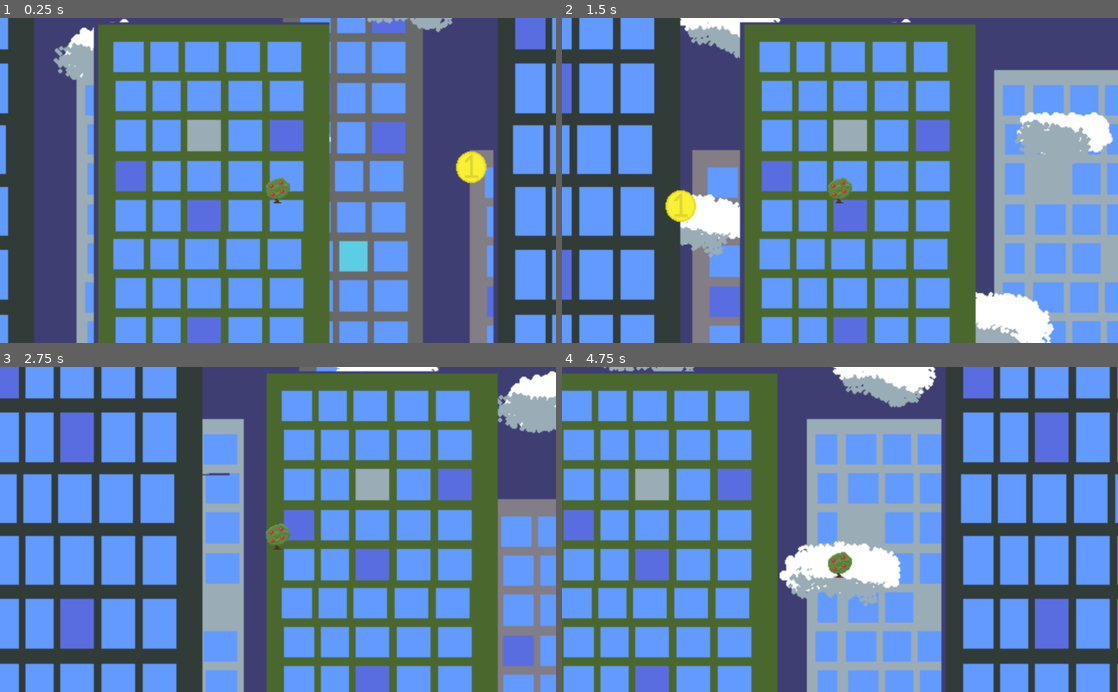
Above: before the commit, frames 1-4 (two rows, left to right).
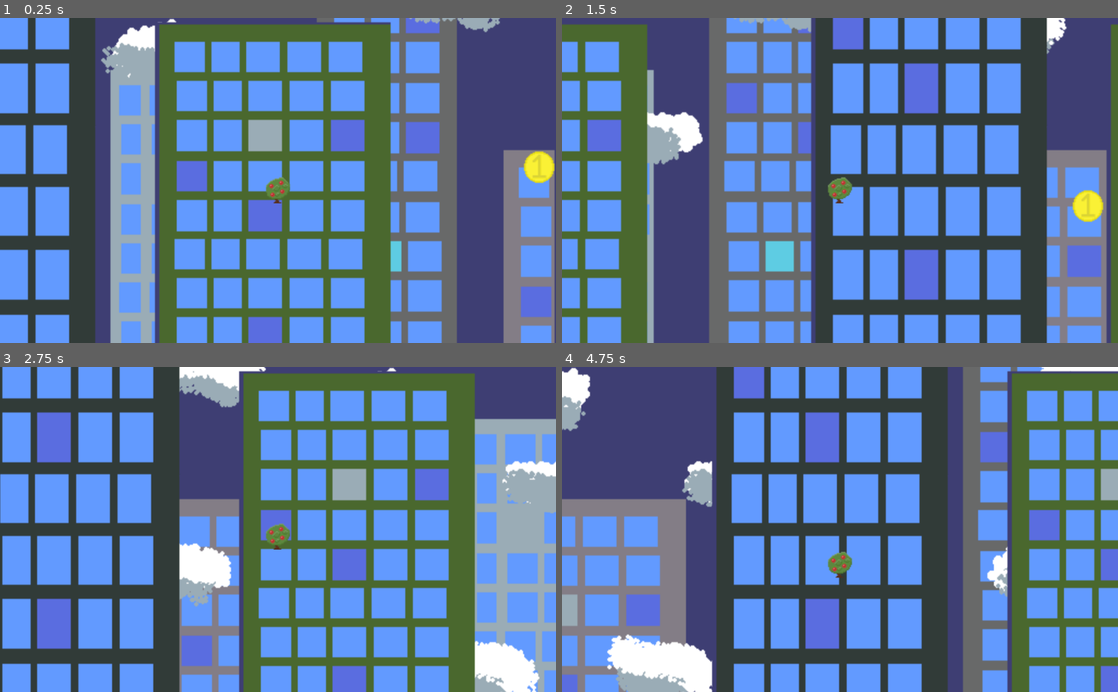
Above: after the commit, the same moments.

Repository: gbluntzer/runner
Game: Godot game, scene res://World.tscn
Two runs of this game, one before a commit and one after it. Both use one fixed random seed, a clock stepped at 60 frames per second and the inputs below.
Inputs:
- Up to frame 1 (0.25 s): no input
- Up to frame 2 (1.5 s): hold Right (ui_right) 0.53-1.28 s; hold Space (ui_select) 0.53-1.28 s; hold Left (ui_left) from 1.28 s (still down); tap Space (ui_select) at 1.35 s
- Up to frame 3 (2.75 s): tap Space (ui_select) at 1.52, 1.82 s; release Left (ui_left) at 2.03 s; hold Right (ui_right) from 2.03 s (still down); hold Space (ui_select) from 2.03 s (still down)
- Up to frame 4 (4.75 s): release Space (ui_select) at 2.78 s; tap Space (ui_select) at 2.85, 3.02, 3.32, 4.35, 4.52 s; release Right (ui_right) at 3.53 s; hold Space (ui_select) 3.53-4.28 s; hold Left (ui_left) from 3.53 s (still down)

The runs differ from the first frame. In frame 1, 69% of the frame differs, in the area x 1-100%, y 0-100%; in frame 2, 81%; in frame 3, 57%; in frame 4, 86%, in the area x 0-100%, y 0-100%.

Commit message:
added good bad coins

Diff:
--- a/World.gd
+++ b/World.gd
@@ -1,17 +1,20 @@
 extends Node2D
 
 
-var CoinTemplate = preload("res://scenes/Coin.tscn")
+var GoodTemplate = preload("res://scenes/Coin.tscn")
+var BadTemplate = preload("res://scenes/Coin.tscn")
 onready var player = $Player
 var scroll = Vector2(-0.1,0)
-var OFFSET = 100
+var rng = RandomNumberGenerator.new()
+var Y_OFFSET = 50
+
 
 
 
 
 # Called when the node enters the scene tree for the first time.
 func _ready():
-	pass # Replace with function body.
+	rng.randomize()
 
 
 # Called every frame. 'delta' is the elapsed time since the previous frame.
@@ -21,9 +24,24 @@
 
 
 func _on_Timer_timeout():
-	var newCoin:Area2D = CoinTemplate.instance()
+	var newCoin:Coin = GoodTemplate.instance()
+	newCoin.setCoinType("good")
+
+	var choice = rng.randf_range(-100, 100)
+	print(choice)
+
+	if choice < 0:
+		newCoin = BadTemplate.instance()
+		newCoin.setCoinType("bad")
+
+
 	newCoin.global_position = player.global_position
-	newCoin.global_position.x = newCoin.global_position.x + OFFSET
-	newCoin.global_position.y = newCoin.global_position.y + OFFSET
+	newCoin.global_position.x = newCoin.global_position.x + get_viewport().size.x / 2
+
+	var my_random_number = rng.randf_range(-Y_OFFSET, Y_OFFSET)
+
+	newCoin.global_position.y = newCoin.global_position.y + my_random_number
 	self.add_child(newCoin)
+
+
 	$Timer.start()
--- a/project.godot
+++ b/project.godot
@@ -8,9 +8,14 @@
 
 config_version=4
 
-_global_script_classes=[  ]
+_global_script_classes=[ {
+"base": "Area2D",
+"class": "Coin",
+"language": "GDScript",
+"path": "res://scenes/Coin.gd"
+} ]
 _global_script_class_icons={
-
+"Coin": ""
 }
 
 [application]
--- a/scenes/Coin.gd
+++ b/scenes/Coin.gd
@@ -1,21 +1,38 @@
 extends Area2D
+class_name Coin
 
+var good_texture = preload("res://Life_Heart_Player.png")
+var bad_texture = preload("res://Coin_Collect.png")
 
-# Declare member variables here. Examples:
-# var a = 2
-# var b = "text"
+var GOOD = "good"
+var BAD = "bad"
 
+var coinType:String = "good" setget  setCoinType, getCoinType
 
 # Called when the node enters the scene tree for the first time.
 func _ready():
-	pass # Replace with function body.
+	print("ready " + coinType)
+
 
 
 # Called every frame. 'delta' is the elapsed time since the previous frame.
-#func _process(delta):
-#	pass
+func _process(delta):
+	if global_position.x < 0:
+		queue_free()
 
 
 func _on_Coin_body_entered(body):
 	print(body.name)
 	queue_free()
+
+
+func setCoinType(coinType:String):
+	print("set" + coinType)
+	coinType = coinType
+	if coinType == GOOD:
+		$Sprite.texture = good_texture
+	else:
+		$Sprite.texture = bad_texture
+
+func getCoinType()->String:
+	return coinType
--- a/scenes/Player.gd
+++ b/scenes/Player.gd
@@ -4,7 +4,7 @@
 var jumpspeed = -150
 var gravityscale = 98.0
 var walkspeed = 150
-var velocity = Vector2(500,0)
+var velocity = Vector2(250,0)
 
 
 # Called when the node enters the scene tree for the first time.
@@ -33,7 +33,7 @@
 #		velocity.x = 0
 
 	if Input.is_action_pressed("ui_select"):
-		print("Space")
+#		print("Space")
 		velocity.y += jumpspeed
 	else:
 		velocity.y = gravityscale
Binary file changed: background_002.aseprite
Binary file changed: background_002.png
